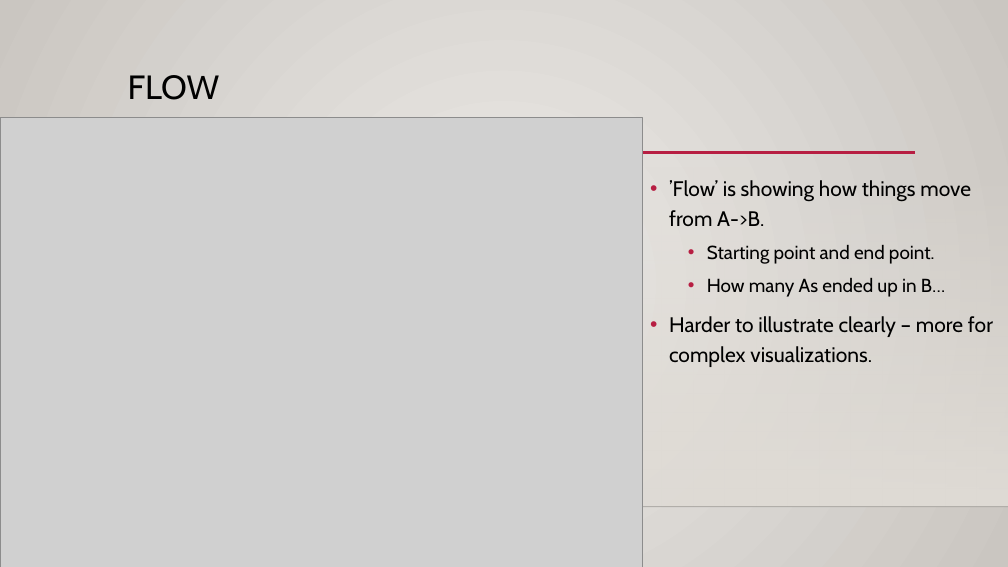
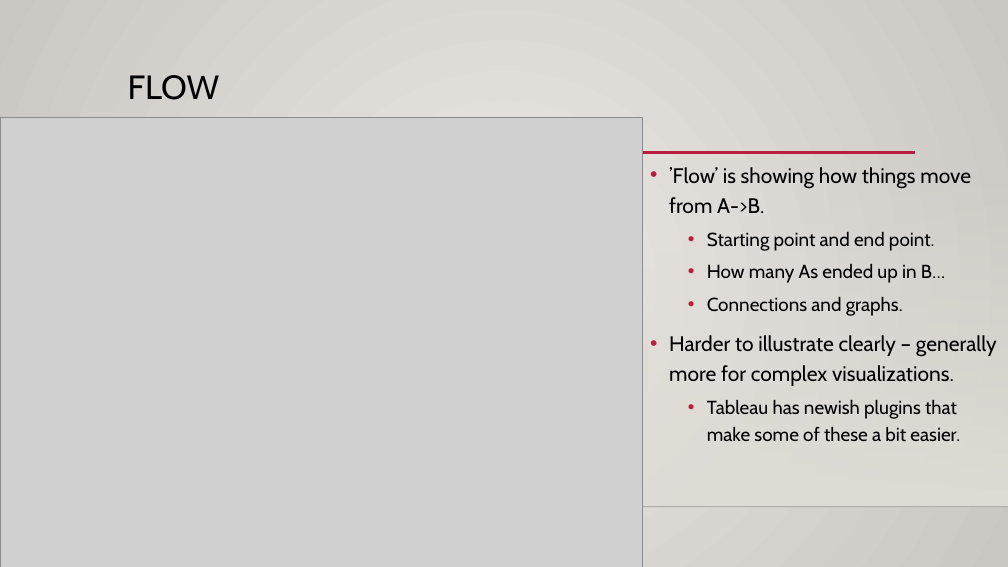
Before and after one commit to AkeemSemper/ml_datasets, a slide deck: slide 32 of slides/chapter_5.pptx (slide 30 before the commit). Drawn at 1008x567 pixels with LibreOffice and Linux fonts; fonts in the diff are those of the drawing; grey boxes stand for pictures; background and template pictures are left out. Boxes give left, top, right and bottom in pixels: in the first picture for what was removed or moved away, otherwise in the second. Text is boxed around its words. In the diff, an @@ line names an element or a change of style, - is before the commit and + after.

```diff
--- a/slides/chapter_5.pptx
+++ b/slides/chapter_5.pptx
@@ text "’Flow’ is showing how things ...": place and size @@
-text "’Flow’ is showing how things ..." at <box>669,180,993,367</box>
+text "’Flow’ is showing how things ..." at <box>669,167,997,442</box>
@@ text at <box>669,297,997,442</box>: text changed; size 20 to 18 pt @@
-• Harder to illustrate clearly – more for complex visualizations.
+  • Connections and graphs.
+• Harder to illustrate clearly – generally more for complex visualizations.
+  • Tableau has newish plugins that make some of these a bit easier.
```
Also in this commit, not shown: 14 other slides changed, 2 slides added, 1 slide removed.
